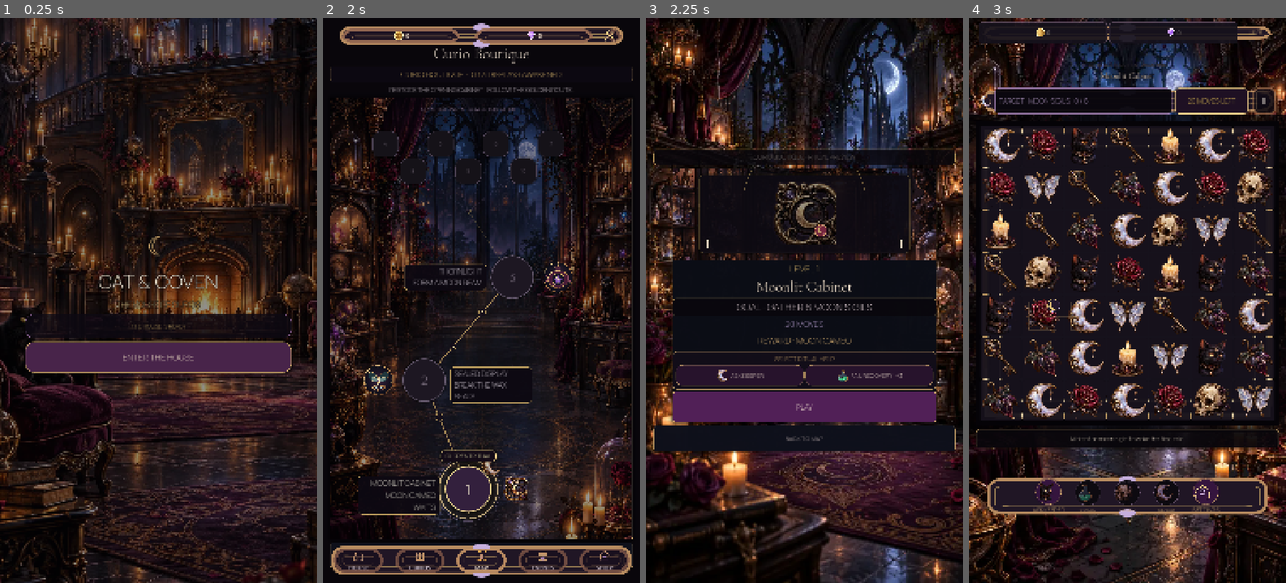
Above: before the commit, frames 1-4 (left to right).
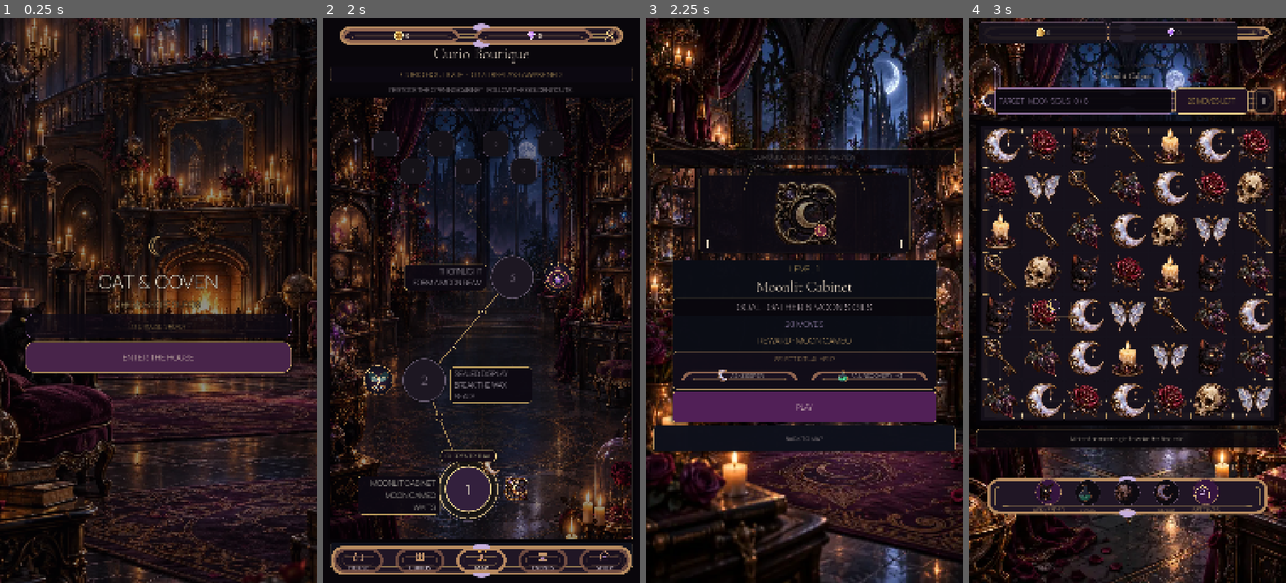
Above: after the commit, the same moments.

Repository: Jay-prodesign/akilta-match3
Game: Godot game, scene res://src/app/app_bootstrap.tscn
Two runs of this game, one before a commit and one after it. Both use one fixed random seed, a clock stepped at 60 frames per second and the inputs below.
Inputs:
- Up to frame 1 (0.25 s): no input
- Up to frame 2 (2 s): click "ENTER THE HOUSE" at 0.5 s; click "PLAY LEVEL 1" at 1.25 s
- Up to frame 3 (2.25 s): click "1" at 2 s
- Up to frame 4 (3 s): click "PLAY" at 2.75 s

Frames 1-2 are identical in both runs. In frame 3, 0.8% of the frame differs, in the area x 9-91%, y 61-66%; in frame 4, nothing differs.

Commit message:
Align Prestart ritual aids with production chrome (#112)
Promote the two Ritual Help chips to quiet verified compact chrome while preserving the existing primary card/action hierarchy and avoiding ceremonial nesting.

Diff:
--- a/src/ui/prestart/level_prestart.gd
+++ b/src/ui/prestart/level_prestart.gd
@@ -31,6 +31,8 @@
 
 func _ready() -> void:
 	ProductionChrome.apply_primary($Layout/Card)
+	ProductionChrome.apply_compact_panel($Layout/Card/Content/RitualAids/Column/AidRow/KeeperChip, "prestart_keeper_aid")
+	ProductionChrome.apply_compact_panel($Layout/Card/Content/RitualAids/Column/AidRow/RecoveryChip, "prestart_recovery_aid")
 	ProductionChrome.apply_action_button(start_button, "primary", "prestart_play")
 	ProductionChrome.apply_action_button(back_button, "utility", "prestart_back")
 	world_backdrop.texture = ScreenArt.texture("prestart_bg_curio_boutique")
@@ -59,6 +61,7 @@
 		"authored_ritual_aids": keeper_aid_art != null and keeper_aid_art.texture != null and recovery_aid_art != null and recovery_aid_art.texture != null,
 		"north_star_readability": title_label != null and title_label.get_theme_font_size("font_size") >= 48 and objective_label != null and objective_label.get_theme_font_size("font_size") >= 32 and start_button != null and start_button.custom_minimum_size.y >= 84.0,
 		"note_subordinate": note_label != null and not note_label.visible,
+		"asset_backed_prestart_chrome": ($Layout/Card as PanelContainer).get_theme_stylebox("panel") is StyleBoxTexture and ($Layout/Card/Content/RitualAids/Column/AidRow/KeeperChip as PanelContainer).get_theme_stylebox("panel") is StyleBoxTexture and ($Layout/Card/Content/RitualAids/Column/AidRow/RecoveryChip as PanelContainer).get_theme_stylebox("panel") is StyleBoxTexture and start_button.get_theme_stylebox("normal") is StyleBoxTexture and back_button.get_theme_stylebox("normal") is StyleBoxTexture,
 		"runtime_ui_factory": false
 	}
 
--- a/tests/unit/test_prestart_authored_production_screen.gd
+++ b/tests/unit/test_prestart_authored_production_screen.gd
@@ -29,6 +29,7 @@
 	_expect(not bool(contract.get("runtime_ui_factory", true)), "Prestart must not rebuild persistent presentation UI at runtime")
 	_expect(bool(contract.get("north_star_readability", false)), "Prestart must retain a strong North Star title/objective/Play hierarchy")
 	_expect(bool(contract.get("note_subordinate", false)), "Long explanatory copy must not compete with the primary prestart decision")
+	_expect(bool(contract.get("asset_backed_prestart_chrome", false)), "Prestart card, Ritual Help chips and actions must use verified production chrome without ceremonial nesting")
 	_expect(bool(contract.get("raster_runtime", false)), "Prestart aid art must use raster runtime assets")
 
 	var keeper := screen.get_node_or_null("Layout/Card/Content/RitualAids/Column/AidRow/KeeperChip/Content/Art") as TextureRect
